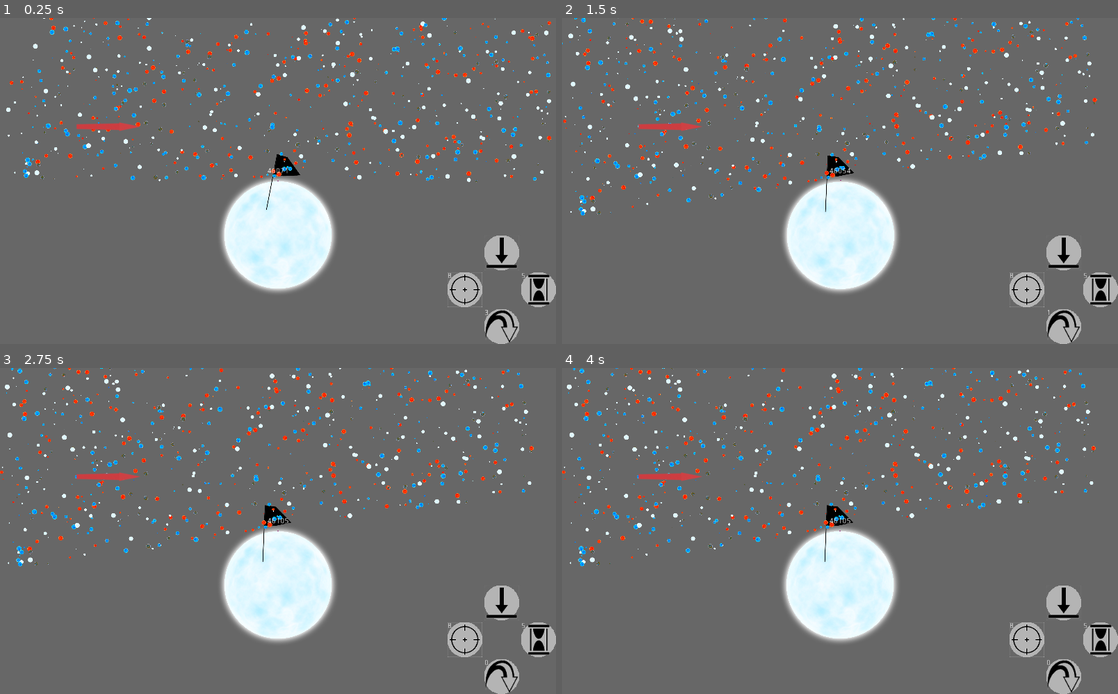
Above: before the commit, frames 1-4 (two rows, left to right).
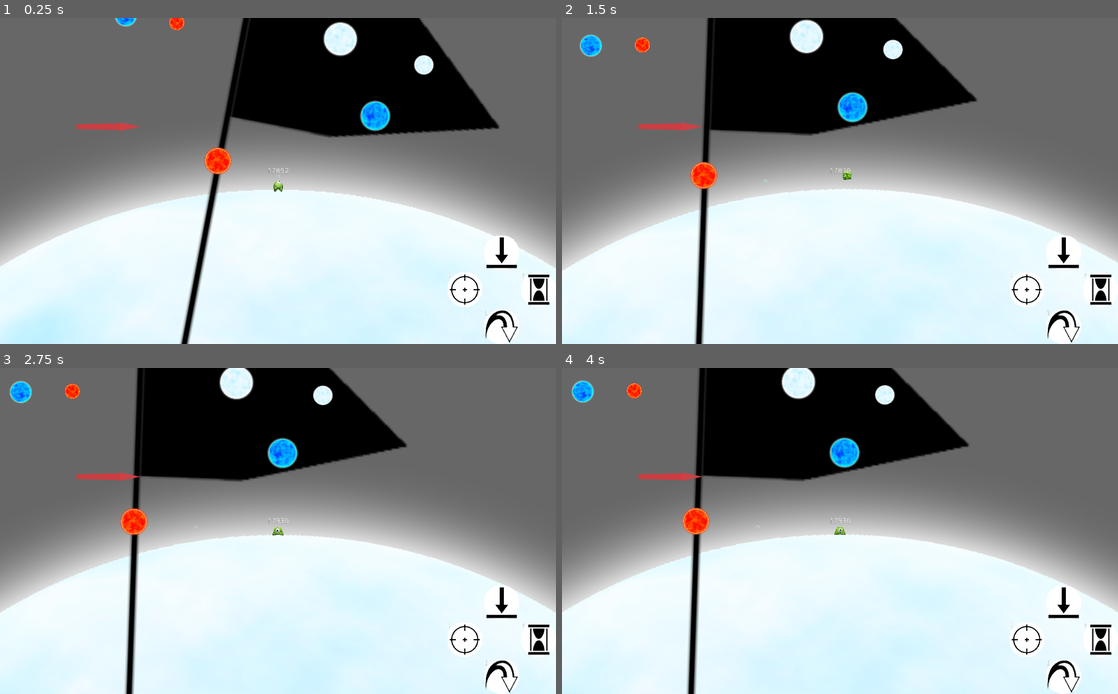
Above: after the commit, the same moments.

Repository: vinpogo/gd_Blob
Game: Godot game, scene res://World.tscn
Two runs of this game, one before a commit and one after it. Both use one fixed random seed, a clock stepped at 60 frames per second and the inputs below.
Inputs:
- Up to frame 1 (0.25 s): no input
- Up to frame 2 (1.5 s): hold Right (ui_right) 0.53-1.28 s; hold Space (jump) 0.53-1.28 s; hold Down (ui_down) from 1.28 s (still down); tap Space (jump) at 1.35 s
- Up to frame 3 (2.75 s): tap Space (jump) at 1.52, 1.82 s; release Down (ui_down) at 2.03 s; hold Right (ui_right) from 2.03 s (still down); hold Space (jump) from 2.03 s (still down)
- Up to frame 4 (4 s): release Right (ui_right) at 2.78 s; release Space (jump) at 2.78 s; hold Up (ui_up) 2.78-3.53 s; tap Space (jump) at 2.85, 3.02, 3.32 s; tap Enter at 3.5 s; hold Left (ui_left) from 3.53 s (still down); hold Space (jump) from 3.53 s (still down)

The runs differ from the first frame. In frame 1, 65% of the frame differs, in the area x 0-100%, y 0-100%; in frame 2, 64%; in frame 3, 65%; in frame 4, 65%.

Commit message:
new graphics

Diff:
--- a/World.tscn
+++ b/World.tscn
@@ -5,7 +5,7 @@
 [ext_resource path="res://objects/mapObjects/Configurable.tscn" type="PackedScene" id=3]
 
 [sub_resource type="RectangleShape2D" id=1]
-extents = Vector2( 15000, 20000 )
+extents = Vector2( 5483.43, 5755.08 )
 
 [node name="World" type="Node2D"]
 script = ExtResource( 1 )
@@ -16,8 +16,7 @@
 shape = SubResource( 1 )
 
 [node name="Spawnpoint" type="Node2D" parent="."]
-editor/display_folded = true
-position = Vector2( -10.1637, 20015.6 )
+position = Vector2( -6.44714, 5779.17 )
 
 [node name="Sprite" type="Sprite" parent="Spawnpoint"]
 self_modulate = Color( 1, 1, 1, 0.27451 )
@@ -25,12 +24,12 @@
 texture = ExtResource( 2 )
 
 [node name="Configurable" parent="." instance=ExtResource( 3 )]
-position = Vector2( 0, 23000 )
+position = Vector2( -16.1667, 8813.36 )
 scale = Vector2( 50, 50 )
 type = "sticky"
 
 [node name="Configurable2" parent="." instance=ExtResource( 3 )]
-position = Vector2( 0, -26650.6 )
+position = Vector2( 95.8423, -12657.6 )
 scale = Vector2( 100, 100 )
 type = "deadly"
 
--- a/objects/BlobCamera.gd
+++ b/objects/BlobCamera.gd
@@ -2,7 +2,7 @@
 
 
 func _ready():
-	zoom = zoom*30
+	zoom = zoom*3
 
 func _physics_process(delta):
 	if Input.is_action_just_pressed("slot_5"):
--- a/objects/newBlob/Blob.tscn
+++ b/objects/newBlob/Blob.tscn
@@ -1,86 +1,234 @@
-[gd_scene load_steps=55 format=2]
+[gd_scene load_steps=90 format=2]
 
 [ext_resource path="res://objects/newBlob/Blob_Character.gd" type="Script" id=1]
-[ext_resource path="res://objects/newBlob/animations/idle/0001.png" type="Texture" id=2]
-[ext_resource path="res://objects/newBlob/animations/idle/0002.png" type="Texture" id=3]
-[ext_resource path="res://objects/newBlob/animations/idle/0003.png" type="Texture" id=4]
-[ext_resource path="res://objects/newBlob/animations/idle/0004.png" type="Texture" id=5]
-[ext_resource path="res://objects/newBlob/animations/idle/0005.png" type="Texture" id=6]
-[ext_resource path="res://objects/newBlob/animations/idle/0006.png" type="Texture" id=7]
-[ext_resource path="res://objects/newBlob/animations/idle/0007.png" type="Texture" id=8]
-[ext_resource path="res://objects/newBlob/animations/idle/0008.png" type="Texture" id=9]
-[ext_resource path="res://objects/newBlob/animations/idle/0009.png" type="Texture" id=10]
-[ext_resource path="res://objects/newBlob/animations/jump/0001.png" type="Texture" id=11]
-[ext_resource path="res://objects/newBlob/animations/jump/0002.png" type="Texture" id=12]
-[ext_resource path="res://objects/newBlob/animations/jump/0003.png" type="Texture" id=13]
-[ext_resource path="res://objects/newBlob/animations/jump/0004.png" type="Texture" id=14]
-[ext_resource path="res://objects/newBlob/animations/jump/0005.png" type="Texture" id=15]
-[ext_resource path="res://objects/newBlob/animations/jump/0006.png" type="Texture" id=16]
-[ext_resource path="res://objects/newBlob/animations/jump/0007.png" type="Texture" id=17]
-[ext_resource path="res://objects/newBlob/animations/jump/0008.png" type="Texture" id=18]
-[ext_resource path="res://objects/newBlob/animations/jump/0009.png" type="Texture" id=19]
-[ext_resource path="res://objects/newBlob/animations/jump-spin/0001.png" type="Texture" id=20]
-[ext_resource path="res://objects/newBlob/animations/jump-spin/0002.png" type="Texture" id=21]
-[ext_resource path="res://objects/newBlob/animations/jump-spin/0003.png" type="Texture" id=22]
-[ext_resource path="res://objects/newBlob/animations/jump-spin/0004.png" type="Texture" id=23]
-[ext_resource path="res://objects/newBlob/animations/jump-spin/0005.png" type="Texture" id=24]
-[ext_resource path="res://objects/newBlob/animations/jump-spin/0006.png" type="Texture" id=25]
-[ext_resource path="res://objects/newBlob/animations/jump-spin/0007.png" type="Texture" id=26]
-[ext_resource path="res://objects/newBlob/animations/jump-spin/0008.png" type="Texture" id=27]
-[ext_resource path="res://objects/newBlob/animations/jump-spin/0009.png" type="Texture" id=28]
-[ext_resource path="res://objects/newBlob/animations/jump-spin/0010.png" type="Texture" id=29]
-[ext_resource path="res://objects/newBlob/animations/jump-spin/0011.png" type="Texture" id=30]
-[ext_resource path="res://objects/newBlob/animations/jump-spin/0012.png" type="Texture" id=31]
-[ext_resource path="res://objects/newBlob/animations/jump-spin/0013.png" type="Texture" id=32]
-[ext_resource path="res://objects/newBlob/animations/jump-spin/0014.png" type="Texture" id=33]
-[ext_resource path="res://objects/newBlob/animations/jump-spin/0015.png" type="Texture" id=34]
-[ext_resource path="res://objects/newBlob/animations/jump-spin/0016.png" type="Texture" id=35]
-[ext_resource path="res://objects/newBlob/animations/jump-spin/0017.png" type="Texture" id=36]
-[ext_resource path="res://objects/newBlob/animations/jump-spin/0018.png" type="Texture" id=37]
-[ext_resource path="res://objects/newBlob/animations/jump-spin/0019.png" type="Texture" id=38]
-[ext_resource path="res://objects/newBlob/animations/ground-jump/0001.png" type="Texture" id=39]
-[ext_resource path="res://objects/newBlob/animations/ground-jump/0002.png" type="Texture" id=40]
-[ext_resource path="res://objects/newBlob/animations/ground-jump/0003.png" type="Texture" id=41]
-[ext_resource path="res://objects/newBlob/animations/ground-jump/0004.png" type="Texture" id=42]
-[ext_resource path="res://objects/newBlob/animations/ground-jump/0005.png" type="Texture" id=43]
-[ext_resource path="res://objects/newBlob/animations/ground-jump/0006.png" type="Texture" id=44]
-[ext_resource path="res://objects/newBlob/Blob_Sprite.gd" type="Script" id=45]
-[ext_resource path="res://gfx/standard_circle.png" type="Texture" id=46]
-[ext_resource path="res://objects/newBlob/Blob_Light.gd" type="Script" id=47]
-[ext_resource path="res://gfx/arrow.png" type="Texture" id=48]
-[ext_resource path="res://objects/newBlob/Blob_InputController.gd" type="Script" id=49]
-[ext_resource path="res://objects/hud/Hud.tscn" type="PackedScene" id=50]
-[ext_resource path="res://objects/BlobCamera.gd" type="Script" id=51]
-
-[sub_resource type="SpriteFrames" id=1]
+[ext_resource path="res://gfx/arrow.png" type="Texture" id=2]
+[ext_resource path="res://objects/newBlob/Blob_InputController.gd" type="Script" id=3]
+[ext_resource path="res://objects/hud/Hud.tscn" type="PackedScene" id=4]
+[ext_resource path="res://objects/BlobCamera.gd" type="Script" id=5]
+[ext_resource path="res://gfx/blob/player2/idle/0001.png" type="Texture" id=6]
+[ext_resource path="res://gfx/blob/player2/idle/0002.png" type="Texture" id=7]
+[ext_resource path="res://gfx/blob/player2/idle/0003.png" type="Texture" id=8]
+[ext_resource path="res://gfx/blob/player2/idle/0004.png" type="Texture" id=9]
+[ext_resource path="res://gfx/blob/player2/idle/0005.png" type="Texture" id=10]
+[ext_resource path="res://gfx/blob/player2/idle/0006.png" type="Texture" id=11]
+[ext_resource path="res://gfx/blob/player2/idle/0007.png" type="Texture" id=12]
+[ext_resource path="res://gfx/blob/player2/idle/0008.png" type="Texture" id=13]
+[ext_resource path="res://gfx/blob/player2/idle/0009.png" type="Texture" id=14]
+[ext_resource path="res://gfx/blob/player2/idle/0010.png" type="Texture" id=15]
+[ext_resource path="res://gfx/blob/player2/idle/0011.png" type="Texture" id=16]
+[ext_resource path="res://gfx/blob/player2/idle/0012.png" type="Texture" id=17]
+[ext_resource path="res://gfx/blob/player2/idle/0013.png" type="Texture" id=18]
+[ext_resource path="res://gfx/blob/player2/idle/0014.png" type="Texture" id=19]
+[ext_resource path="res://gfx/blob/player2/idle/0015.png" type="Texture" id=20]
+[ext_resource path="res://gfx/blob/player2/idle/0016.png" type="Texture" id=21]
+[ext_resource path="res://gfx/blob/player2/idle/0017.png" type="Texture" id=22]
+[ext_resource path="res://gfx/blob/player2/idle/0018.png" type="Texture" id=23]
+[ext_resource path="res://gfx/blob/player2/idle/0019.png" type="Texture" id=24]
+[ext_resource path="res://gfx/blob/player2/idle/0020.png" type="Texture" id=25]
+[ext_resource path="res://gfx/blob/player2/jump/0001.png" type="Texture" id=26]
+[ext_resource path="res://gfx/blob/player2/jump/0002.png" type="Texture" id=27]
+[ext_resource path="res://gfx/blob/player2/jump/0003.png" type="Texture" id=28]
+[ext_resource path="res://gfx/blob/player2/jump/0004.png" type="Texture" id=29]
+[ext_resource path="res://gfx/blob/player2/jump/0005.png" type="Texture" id=30]
+[ext_resource path="res://gfx/blob/player2/jump/0006.png" type="Texture" id=31]
+[ext_resource path="res://gfx/blob/player2/slowmo/0001.png" type="Texture" id=32]
+[ext_resource path="res://gfx/blob/player2/slowmo/0002.png" type="Texture" id=33]
+[ext_resource path="res://gfx/blob/player2/slowmo/0003.png" type="Texture" id=34]
+[ext_resource path="res://gfx/blob/player2/slowmo/0004.png" type="Texture" id=35]
+[ext_resource path="res://gfx/blob/player2/slowmo/0005.png" type="Texture" id=36]
+[ext_resource path="res://gfx/blob/player2/slowmo/0006.png" type="Texture" id=37]
+[ext_resource path="res://gfx/blob/player2/slowmo/0007.png" type="Texture" id=38]
+[ext_resource path="res://gfx/blob/player2/slowmo/0008.png" type="Texture" id=39]
+[ext_resource path="res://gfx/blob/player2/slowmo/0009.png" type="Texture" id=40]
+[ext_resource path="res://gfx/blob/player2/slowmo/0010.png" type="Texture" id=41]
+[ext_resource path="res://gfx/blob/player2/land/0001.png" type="Texture" id=42]
+[ext_resource path="res://gfx/blob/player2/land/0002.png" type="Texture" id=43]
+[ext_resource path="res://gfx/blob/player2/land/0003.png" type="Texture" id=44]
+[ext_resource path="res://gfx/blob/player2/land/0004.png" type="Texture" id=45]
+[ext_resource path="res://gfx/blob/player2/land/0005.png" type="Texture" id=46]
+[ext_resource path="res://gfx/blob/player2/land/0006.png" type="Texture" id=47]
+[ext_resource path="res://gfx/blob/player2/precision-jump/precision0001.png" type="Texture" id=48]
+[ext_resource path="res://gfx/blob/player2/precision-jump/precision0002.png" type="Texture" id=49]
+[ext_resource path="res://gfx/blob/player2/precision-jump/precision0003.png" type="Texture" id=50]
+[ext_resource path="res://gfx/blob/player2/precision-jump/precision0004.png" type="Texture" id=51]
+[ext_resource path="res://gfx/blob/player2/precision-jump/precision0005.png" type="Texture" id=52]
+[ext_resource path="res://gfx/blob/player2/precision-jump/precision0006.png" type="Texture" id=53]
+[ext_resource path="res://gfx/blob/player2/precision-jump/precision0007.png" type="Texture" id=54]
+[ext_resource path="res://gfx/blob/player2/precision-jump/precision0008.png" type="Texture" id=55]
+[ext_resource path="res://gfx/blob/player2/precision-jump/precision0009.png" type="Texture" id=56]
+[ext_resource path="res://gfx/blob/player2/precision-jump/precision0010.png" type="Texture" id=57]
+[ext_resource path="res://gfx/blob/player2/precision-jump/precision0011.png" type="Texture" id=58]
+[ext_resource path="res://gfx/blob/player2/precision-jump/precision0012.png" type="Texture" id=59]
+[ext_resource path="res://gfx/blob/player2/precision-jump/precision0013.png" type="Texture" id=60]
+[ext_resource path="res://gfx/blob/player2/precision-jump/precision0014.png" type="Texture" id=61]
+[ext_resource path="res://gfx/blob/player2/precision-jump/precision0015.png" type="Texture" id=62]
+[ext_resource path="res://gfx/blob/player2/precision-jump/precision0016.png" type="Texture" id=63]
+[ext_resource path="res://gfx/blob/player2/precision-jump/precision0017.png" type="Texture" id=64]
+[ext_resource path="res://gfx/blob/player2/precision-jump/precision0018.png" type="Texture" id=65]
+[ext_resource path="res://gfx/blob/player2/precision-jump/precision0019.png" type="Texture" id=66]
+[ext_resource path="res://gfx/blob/player2/precision-jump/precision0020.png" type="Texture" id=67]
+[ext_resource path="res://objects/newBlob/Blob_Sprite.gd" type="Script" id=68]
+
+[sub_resource type="CircleShape2D" id=1]
+radius = 16.8876
+
+[sub_resource type="Animation" id=3]
+resource_name = "idle"
+tracks/0/type = "value"
+tracks/0/path = NodePath("Sprite:animation")
+tracks/0/interp = 1
+tracks/0/loop_wrap = true
+tracks/0/imported = false
+tracks/0/enabled = true
+tracks/0/keys = {
+"times": PoolRealArray( 0 ),
+"transitions": PoolRealArray( 1 ),
+"update": 1,
+"values": [ "idle" ]
+}
+
+[sub_resource type="Animation" id=4]
+resource_name = "inAir"
+tracks/0/type = "value"
+tracks/0/path = NodePath("Sprite:animation")
+tracks/0/interp = 1
+tracks/0/loop_wrap = true
+tracks/0/imported = false
+tracks/0/enabled = true
+tracks/0/keys = {
+"times": PoolRealArray( 0 ),
+"transitions": PoolRealArray( 1 ),
+"update": 1,
+"values": [ "slowmo" ]
+}
+
+[sub_resource type="Animation" id=5]
+resource_name = "jump"
+length = 0.4
+tracks/0/type = "value"
+tracks/0/path = NodePath("Sprite:animation")
+tracks/0/interp = 1
+tracks/0/loop_wrap = true
+tracks/0/imported = false
+tracks/0/enabled = true
+tracks/0/keys = {
+"times": PoolRealArray( 0 ),
+"transitions": PoolRealArray( 1 ),
+"update": 1,
+"values": [ "jump" ]
+}
+
+[sub_resource type="Animation" id=6]
+resource_name = "land"
+length = 0.5
+tracks/0/type = "value"
+tracks/0/path = NodePath("Sprite:animation")
+tracks/0/interp = 1
+tracks/0/loop_wrap = true
+tracks/0/imported = false
+tracks/0/enabled = true
+tracks/0/keys = {
+"times": PoolRealArray( 0 ),
+"transitions": PoolRealArray( 1 ),
+"update": 1,
+"values": [ "land" ]
+}
+
+[sub_resource type="Animation" id=7]
+resource_name = "precision-jump"
+tracks/0/type = "value"
+tracks/0/path = NodePath("Sprite:animation")
+tracks/0/interp = 1
+tracks/0/loop_wrap = true
+tracks/0/imported = false
+tracks/0/enabled = true
+tracks/0/keys = {
+"times": PoolRealArray( 0 ),
+"transitions": PoolRealArray( 1 ),
+"update": 1,
+"values": [ "precision-jump" ]
+}
+
+[sub_resource type="AnimationNodeAnimation" id=8]
+animation = "idle"
+
+[sub_resource type="AnimationNodeAnimation" id=9]
+animation = "inAir"
+
+[sub_resource type="AnimationNodeAnimation" id=10]
+animation = "jump"
+
+[sub_resource type="AnimationNodeAnimation" id=11]
+animation = "land"
+
+[sub_resource type="AnimationNodeAnimation" id=12]
+animation = "precision-jump"
+
+[sub_resource type="AnimationNodeStateMachineTransition" id=13]
+
+[sub_resource type="AnimationNodeStateMachineTransition" id=14]
+switch_mode = 2
+auto_advance = true
+
+[sub_resource type="AnimationNodeStateMachineTransition" id=15]
+switch_mode = 2
+auto_advance = true
+xfade_time = 0.1
+
+[sub_resource type="AnimationNodeStateMachineTransition" id=16]
+
+[sub_resource type="AnimationNodeStateMachineTransition" id=17]
+switch_mode = 2
+xfade_time = 0.1
+
+[sub_resource type="AnimationNodeStateMachineTransition" id=18]
+
+[sub_resource type="AnimationNodeStateMachineTransition" id=19]
+
+[sub_resource type="AnimationNodeStateMachine" id=20]
+states/idle/node = SubResource( 8 )
+states/idle/position = Vector2( 79, 61 )
+states/inAir/node = SubResource( 9 )
+states/inAir/position = Vector2( 380, 167 )
+states/jump/node = SubResource( 10 )
+states/jump/position = Vector2( 173, 188 )
+states/land/node = SubResource( 11 )
+states/land/position = Vector2( 332, 25 )
+states/precision-jump/node = SubResource( 12 )
+states/precision-jump/position = Vector2( 195, -39 )
+transitions = [ "idle", "jump", SubResource( 13 ), "land", "idle", SubResource( 14 ), "jump", "inAir", SubResource( 15 ), "inAir", "land", SubResource( 16 ), "inAir", "jump", SubResource( 17 ), "idle", "precision-jump", SubResource( 18 ), "precision-jump", "land", SubResource( 19 ) ]
+start_node = "idle"
+graph_offset = Vector2( -164, 40.024 )
+
+[sub_resource type="AnimationNodeStateMachinePlayback" id=21]
+
+[sub_resource type="SpriteFrames" id=22]
 animations = [ {
-"frames": [ ExtResource( 2 ), ExtResource( 3 ), ExtResource( 4 ), ExtResource( 5 ), ExtResource( 6 ), ExtResource( 7 ), ExtResource( 8 ), ExtResource( 9 ), ExtResource( 10 ), ExtResource( 9 ), ExtResource( 8 ), ExtResource( 7 ), ExtResource( 6 ), ExtResource( 5 ), ExtResource( 4 ), ExtResource( 3 ) ],
+"frames": [ ExtResource( 6 ), ExtResource( 7 ), ExtResource( 8 ), ExtResource( 9 ), ExtResource( 10 ), ExtResource( 11 ), ExtResource( 12 ), ExtResource( 13 ), ExtResource( 14 ), ExtResource( 15 ), ExtResource( 16 ), ExtResource( 17 ), ExtResource( 18 ), ExtResource( 19 ), ExtResource( 20 ), ExtResource( 21 ), ExtResource( 22 ), ExtResource( 23 ), ExtResource( 24 ), ExtResource( 25 ) ],
 "loop": true,
 "name": "idle",
 "speed": 20.0
 }, {
-"frames": [ ExtResource( 11 ), ExtResource( 12 ), ExtResource( 13 ), ExtResource( 14 ), ExtResource( 15 ), ExtResource( 16 ), ExtResource( 17 ), ExtResource( 18 ), ExtResource( 19 ), ExtResource( 18 ), ExtResource( 17 ), ExtResource( 16 ), ExtResource( 15 ), ExtResource( 14 ), ExtResource( 13 ), ExtResource( 12 ) ],
-"loop": true,
+"frames": [ ExtResource( 26 ), ExtResource( 27 ), ExtResource( 28 ), ExtResource( 29 ), ExtResource( 30 ), ExtResource( 31 ) ],
+"loop": false,
 "name": "jump",
 "speed": 20.0
 }, {
-"frames": [ ExtResource( 20 ), ExtResource( 21 ), ExtResource( 22 ), ExtResource( 23 ), ExtResource( 24 ), ExtResource( 25 ), ExtResource( 26 ), ExtResource( 27 ), ExtResource( 28 ), ExtResource( 29 ), ExtResource( 30 ), ExtResource( 31 ), ExtResource( 32 ), ExtResource( 33 ), ExtResource( 34 ), ExtResource( 35 ), ExtResource( 36 ), ExtResource( 37 ), ExtResource( 38 ) ],
+"frames": [ ExtResource( 32 ), ExtResource( 33 ), ExtResource( 34 ), ExtResource( 35 ), ExtResource( 36 ), ExtResource( 37 ), ExtResource( 38 ), ExtResource( 39 ), ExtResource( 40 ), ExtResource( 41 ), ExtResource( 40 ), ExtResource( 39 ), ExtResource( 38 ), ExtResource( 37 ), ExtResource( 36 ), ExtResource( 35 ), ExtResource( 34 ), ExtResource( 33 ), ExtResource( 32 ) ],
 "loop": true,
-"name": "final-jump",
-"speed": 40.0
+"name": "slowmo",
+"speed": 20.0
 }, {
-"frames": [ ExtResource( 39 ), ExtResource( 40 ), ExtResource( 41 ), ExtResource( 42 ), ExtResource( 43 ), ExtResource( 44 ) ],
+"frames": [ ExtResource( 42 ), ExtResource( 43 ), ExtResource( 44 ), ExtResource( 45 ), ExtResource( 46 ), ExtResource( 47 ) ],
 "loop": false,
-"name": "ground-jump",
-"speed": 40.0
+"name": "land",
+"speed": 15.0
+}, {
+"frames": [ ExtResource( 48 ), ExtResource( 49 ), ExtResource( 50 ), ExtResource( 51 ), ExtResource( 52 ), ExtResource( 53 ), ExtResource( 54 ), ExtResource( 55 ), ExtResource( 56 ), ExtResource( 57 ), ExtResource( 58 ), ExtResource( 59 ), ExtResource( 60 ), ExtResource( 61 ), ExtResource( 62 ), ExtResource( 63 ), ExtResource( 64 ), ExtResource( 65 ), ExtResource( 66 ), ExtResource( 67 ) ],
+"loop": true,
+"name": "precision-jump",
+"speed": 20.0
 } ]
-
-[sub_resource type="CircleShape2D" id=2]
-radius = 16.8876
-
-[sub_resource type="ProxyTexture" id=3]
-flags = 4
-base = ExtResource( 46 )
 
 [node name="Character" type="KinematicBody2D"]
 script = ExtResource( 1 )
@@ -90,26 +238,8 @@
 MAX_SPEED = 15
 AIR_CONTROL = 30
 
-[node name="Sprite" type="AnimatedSprite" parent="."]
-z_index = 1
-frames = SubResource( 1 )
-animation = "idle"
-frame = 15
-playing = true
-script = ExtResource( 45 )
-
 [node name="CollisionShape2D" type="CollisionShape2D" parent="."]
-shape = SubResource( 2 )
-
-[node name="Light" type="Light2D" parent="."]
-texture = SubResource( 3 )
-texture_scale = 0.01
-color = Color( 0, 0.737255, 0.305882, 1 )
-energy = 0.01
-range_item_cull_mask = 2
-script = ExtResource( 47 )
-
-[node name="Tween" type="Tween" parent="Light"]
+shape = SubResource( 1 )
 
 [node name="Timer" type="Timer" parent="."]
 wait_time = 0.05
@@ -131,26 +261,45 @@
 drag_margin_h_enabled = false
 drag_margin_v_enabled = false
 smoothing_enabled = true
-script = ExtResource( 51 )
+script = ExtResource( 5 )
 
 [node name="rotation" type="Tween" parent="."]
 
 [node name="Slowmo" type="Timer" parent="."]
 process_mode = 0
 wait_time = 5.0
+
+[node name="AnimationPlayer" type="AnimationPlayer" parent="."]
+playback_process_mode = 0
+anims/idle = SubResource( 3 )
+anims/inAir = SubResource( 4 )
+anims/jump = SubResource( 5 )
+anims/land = SubResource( 6 )
+anims/precision-jump = SubResource( 7 )
+
+[node name="AnimationTree" type="AnimationTree" parent="AnimationPlayer"]
+tree_root = SubResource( 20 )
+anim_player = NodePath("..")
+active = true
+process_mode = 0
+parameters/playback = SubResource( 21 )
+
+[node name="Sprite" type="AnimatedSprite" parent="."]
+z_index = 1
+frames = SubResource( 22 )
+animation = "land"
+frame = 5
+playing = true
+script = ExtResource( 68 )
 [connection signal="stick" from="." to="InputController" method="_on_Character_stick"]
 [connection signal="toggle_zoom" from="." to="Camera2D" method="_on_Character_toggle_zoom"]
-[connection signal="tween_completed" from="Light/Tween" to="InputController" method="_on_Tween_tween_completed"]
 [connection signal="timeout" from="Timer" to="." method="_on_Timer_timeout"]
 [connection signal="aim" from="InputController" to="." method="_on_Arrow_aim"]
-[connection signal="aim" from="InputController" to="Light" method="_on_aim_aim"]
 [connection signal="flip_gravity" from="InputController" to="." method="_on_InputController_flip_gravity"]
 [connection signal="freeze" from="InputController" to="." method="_on_InputController_freeze"]
 [connection signal="jump" from="InputController" to="." method="_on_InputController_jump"]
-[connection signal="jump" from="InputController" to="Light" method="_on_aim_jump"]
 [connection signal="precision_jump" from="InputController" to="." method="_on_InputController_precision_jump"]
 [connection signal="slowmo" from="InputController" to="." method="_on_InputController_slowmo"]
 [connection signal="stopAim" from="InputController" to="." method="_on_aim_stopAim"]
-[connection signal="stopAim" from="InputController" to="Light" method="_on_aim_stopAim"]
 [connection signal="toggle_zoom" from="InputController" to="." method="_on_InputController_toggle_zoom"]
 [connection signal="unfreeze" from="InputController" to="." method="_on_InputController_unfreeze"]
--- a/objects/newBlob/Blob_Character.gd
+++ b/objects/newBlob/Blob_Character.gd
@@ -37,6 +37,7 @@
 onready var tween = get_node("rotation")
 onready var timer = get_node("Timer")
 var compass = {"down": Vector2(0,1), "up": Vector2(0, -1), "right": Vector2(1, 0), "left": Vector2(-1,0)}
+onready var tree = $AnimationPlayer/AnimationTree["parameters/playback"]
 
 func _ready():
 	visited_goals= []
@@ -55,24 +56,20 @@
 
 	global.jump_count -= 1
 	$Hud/GUI.update_jump_count()
-	$Sprite.play("ground-jump")
 
 
 func precision_jump():
 	var direction = utils.left_stick()
 	var jump_direction = -direction.y * compass.down + direction.x * compass.down.rotated(-PI/2)
-	if onFloor && jump_count == 0:
-		$Sprite.play("ground-jump")
-	elif!onFloor:
-		if jump_count == 1:
-			$Sprite.play("jump")
-		elif jump_count == 2:
-			$Sprite.play("final-jump")
+#	if onFloor && jump_count == 0:
+#	elif!onFloor:
+#		if jump_count == 1:
+#		elif jump_count == 2:
 	timer.start()
 	global.precision_count -= 1
 	$Hud/GUI.update_jump_count()
 	justJumped = true
-
+	tree.travel("precision-jump")
 	velocity = jump_direction.normalized() * JUMP_FORCE * (jumpFactor if onFloor else 2)
 	onFloor = false
 	air_control = AIR_CONTROL
@@ -106,14 +103,12 @@
 			collisionHandler(newCollide)
 
 func bounce(col):
-	$Sprite.play("final-jump")
 	velocity = velocity.bounce(col.normal)
 	toBounce = false
 
 func stick(collision):
 	if !onFloor:
-
-		$Sprite.play("idle")
+		tree.travel("land")
 		onFloor = true
 		velocity = Vector2(0,0)
 		jump_count = 0
@@ -189,6 +184,7 @@
 
 func _on_InputController_flip_gravity() -> void:
 	compass = utils.ru_setCompass("up", compass.down)
+	tree.travel("inAir")
 	ru_rotate(compass.up)
 	onFloor = false
 
@@ -205,6 +201,7 @@
 func _on_InputController_jump() -> void:
 	if global.jump_count > 0:
 		jump()
+		tree.travel("jump")
 
 
 func _on_InputController_precision_jump() -> void:
Binary file added: gfx/blob/player2/idle/0001.png
Not shown, added: gfx/blob/player2/idle/0001.png.import
Binary file added: gfx/blob/player2/idle/0002.png
Not shown, added: gfx/blob/player2/idle/0002.png.import
Binary file added: gfx/blob/player2/idle/0003.png
Not shown, added: gfx/blob/player2/idle/0003.png.import
Binary file added: gfx/blob/player2/idle/0004.png
Not shown, added: gfx/blob/player2/idle/0004.png.import
Binary file added: gfx/blob/player2/idle/0005.png
Not shown, added: gfx/blob/player2/idle/0005.png.import
Binary file added: gfx/blob/player2/idle/0006.png
Not shown, added: gfx/blob/player2/idle/0006.png.import
(and 132 more such lines)
